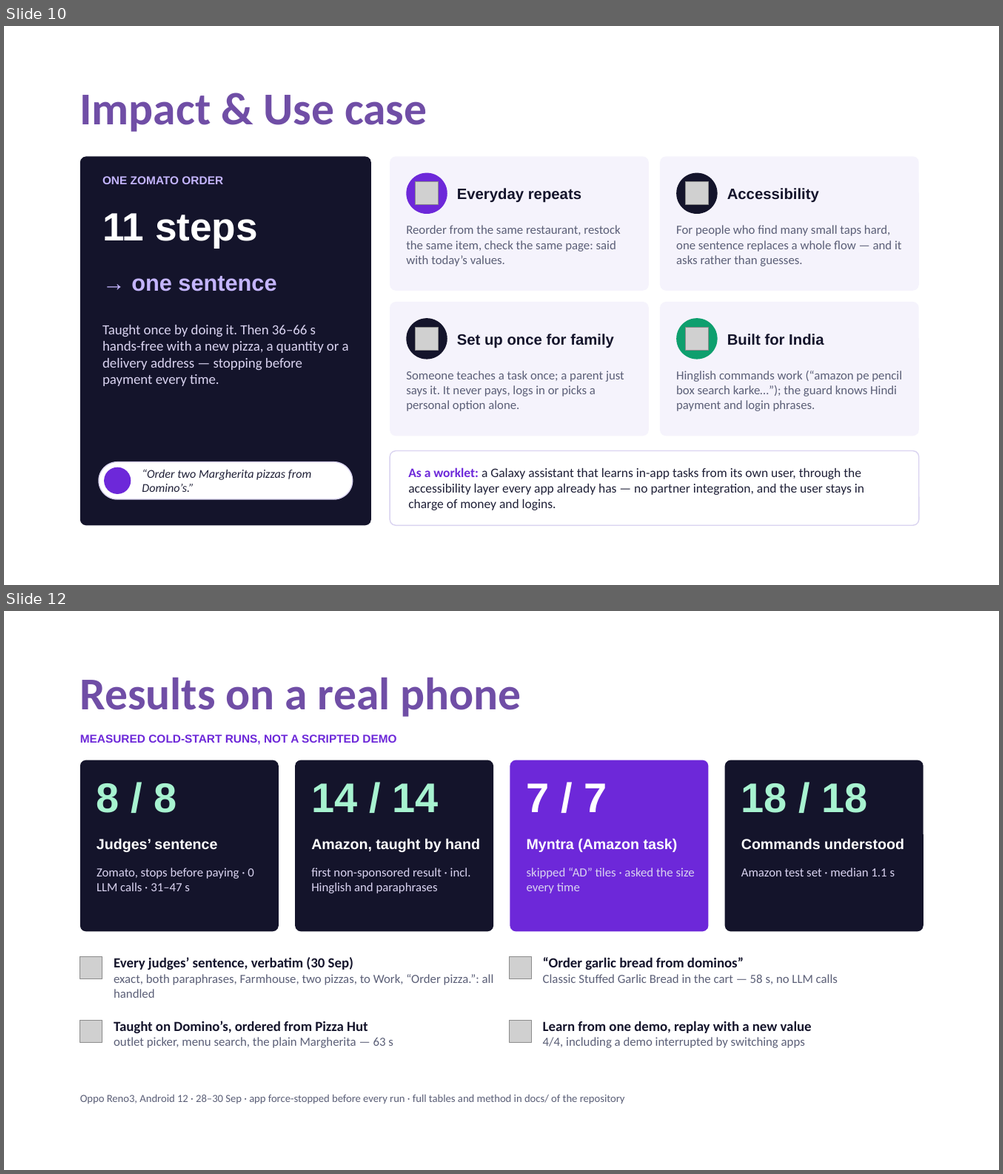
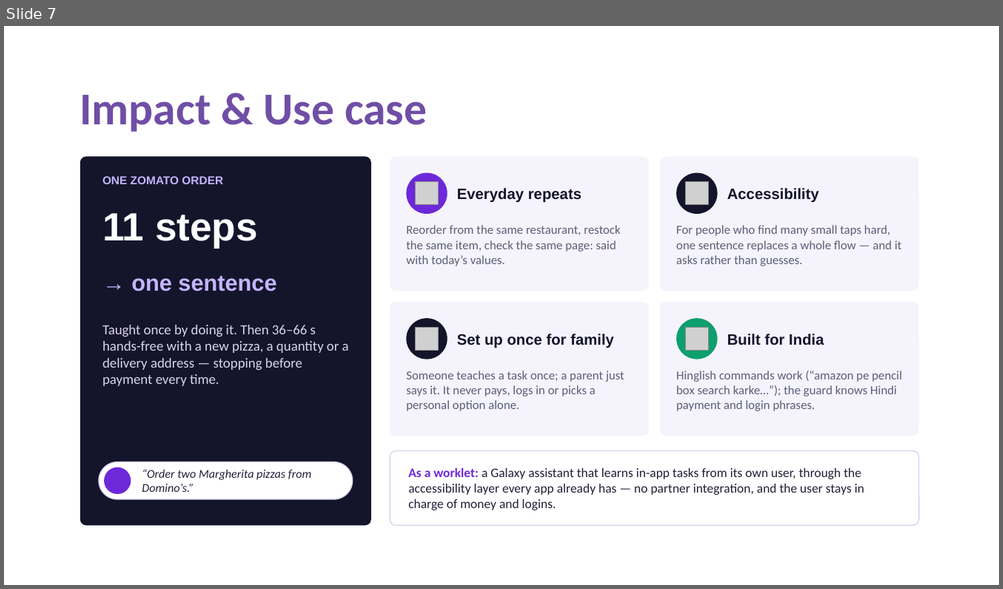
Before and after one commit to sgoel2be24-cyber/prism-teachable-voice, a slide deck: TIET_Update_Submission_ppt.pptx. Shown one above the other, each under a label of ours: slides 10 and 12 before the commit, slide 7 after it; the slides between them are not shown. The pictures are 1003x1174 and 1003x589 pixels, drawn with LibreOffice and Linux fonts; fonts in the diff are those of the drawing; grey boxes stand for pictures; background and template pictures are left out. Boxes give left, top, right and bottom in pixels: in the first picture for what was removed or moved away, otherwise in the second. Text is boxed around its words. In the diff, an @@ line names an element or a change of style, - is before the commit and + after.

```diff
--- a/TIET_Update_Submission_ppt.pptx
+++ b/TIET_Update_Submission_ppt.pptx
@@ slide 12 removed at (4, 611, 999, 1170), background #FFFFFF @@
@@ title removed at (79, 678, 521, 717) @@
-Results on a real phone
@@ text removed at (80, 735, 396, 745) @@
-MEASURED COLD-START RUNS, NOT A SCRIPTED DEMO
@@ rounded rectangle removed at (80, 760, 279, 932) @@
@@ rounded rectangle removed at (295, 760, 493, 932) @@
@@ rounded rectangle removed at (510, 760, 708, 932) @@
@@ rounded rectangle removed at (725, 760, 923, 932) @@
@@ text removed at (96, 783, 177, 813) @@
-8 / 8
@@ text removed at (311, 783, 438, 812) @@
-14 / 14
@@ text removed at (526, 783, 606, 812) @@
-7 / 7
@@ text removed at (741, 783, 868, 813) @@
-18 / 18
@@ text removed at (96, 838, 217, 852) @@
-Judges’ sentence
@@ text removed at (311, 838, 480, 852) @@
-Amazon, taught by hand
@@ text removed at (526, 838, 677, 852) @@
-Myntra (Amazon task)
@@ text removed at (741, 838, 904, 850) @@
-Commands understood
@@ text removed at (96, 868, 253, 891) @@
-Zomato, stops before paying · 0 LLM calls · 31–47 s
@@ text removed at (311, 868, 471, 894) @@
-first non-sponsored result · incl. Hinglish and paraphrases
@@ text removed at (526, 868, 694, 894) @@
-skipped “AD” tiles · asked the size every time
@@ text removed at (741, 868, 895, 877) @@
-Amazon test set · median 1.1 s
@@ picture removed at (80, 957, 102, 980) @@
@@ text removed at (114, 957, 494, 998) @@
-Every judges’ sentence, verbatim (30 Sep)
-exact, both paraphrases, Farmhouse, two pizzas, to Work, “Order pizza.”: all handled
@@ picture removed at (509, 957, 532, 980) @@
@@ text removed at (543, 957, 837, 985) @@
-“Order garlic bread from dominos”
-Classic Stuffed Garlic Bread in the cart — 58 s, no LLM calls
@@ picture removed at (80, 1021, 102, 1043) @@
@@ text removed at (114, 1021, 393, 1048) @@
-Taught on Domino’s, ordered from Pizza Hut
-outlet picker, menu search, the plain Margherita — 63 s
@@ picture removed at (509, 1021, 532, 1043) @@
@@ text removed at (543, 1021, 811, 1048) @@
-Learn from one demo, replay with a new value
-4/4, including a demo interrupted by switching apps
@@ text removed at (80, 1095, 625, 1105) @@
-Oppo Reno3, Android 12 · 28–30 Sep · app force-stopped before every run · full tables and method in docs/ of the repository
@@ what was slide 10 is now slide 7 @@
```
Also in this commit, not shown: 3 slides changed, 5 other slides removed, 1 other file.
